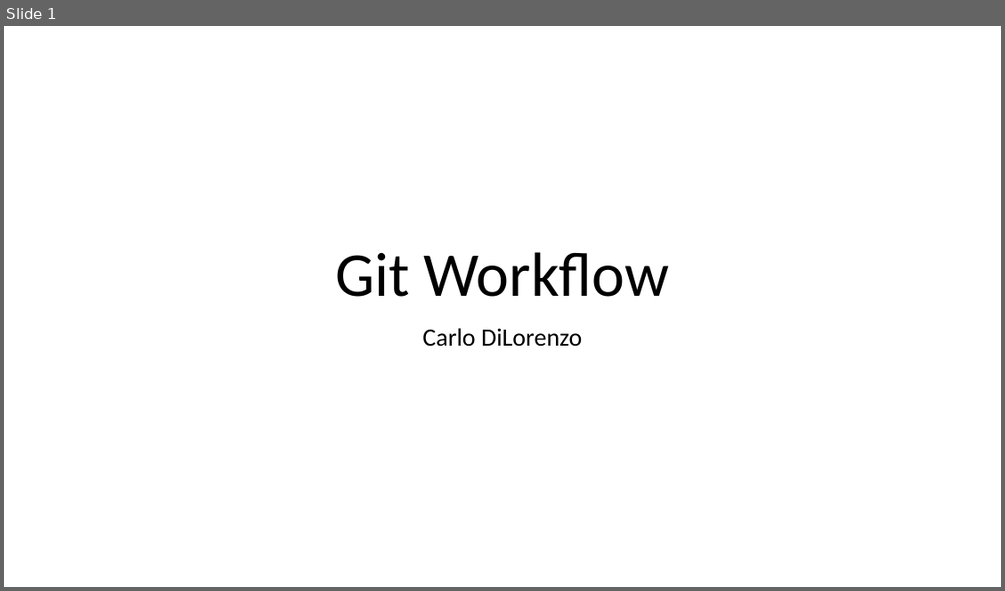
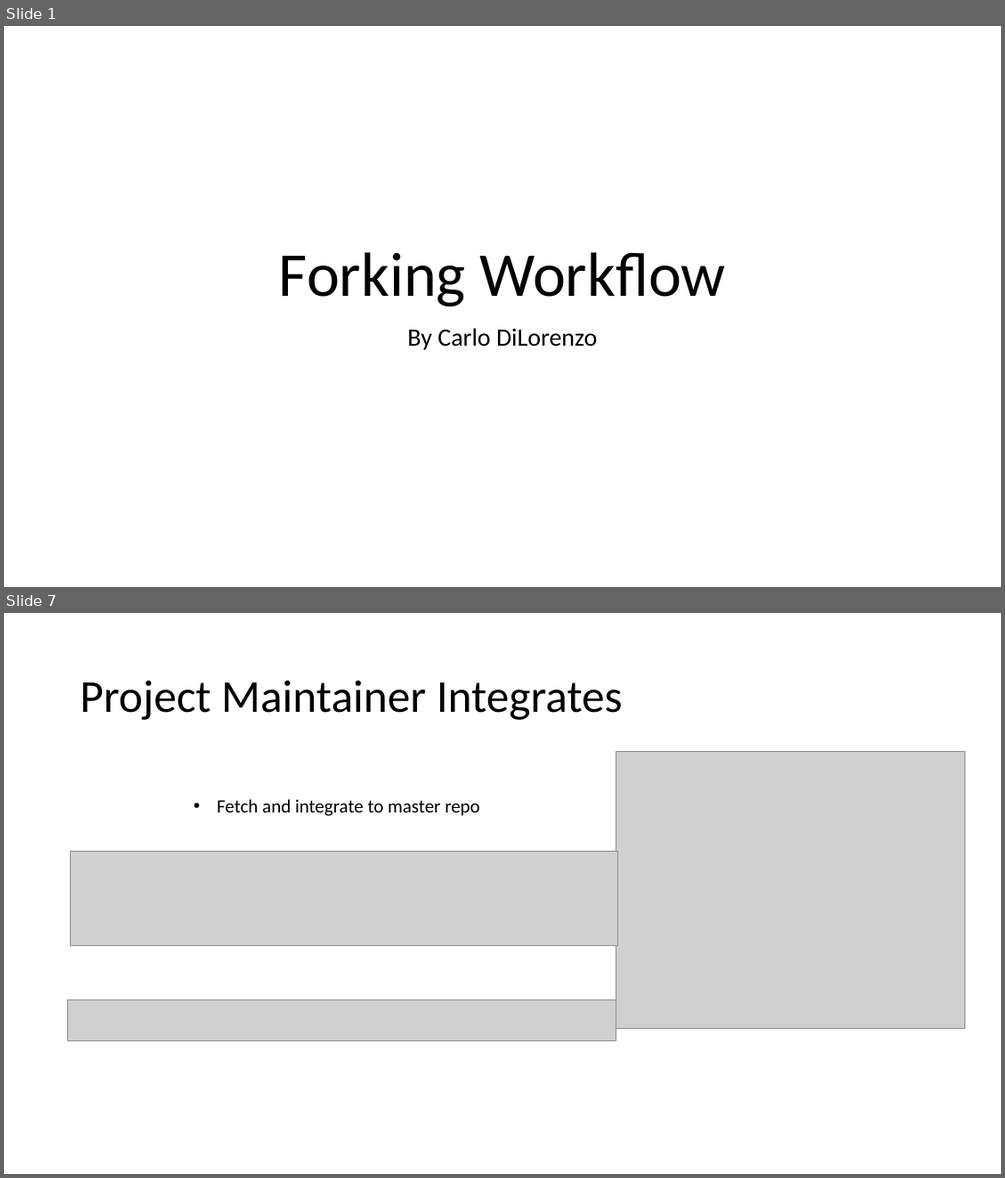
Before and after one commit to dilorc2/forkgitworkflow.github.io, a slide deck: files/GitWorkflow.pptx. Shown one above the other, each under a label of ours: slide 1 before the commit, slides 1 and 7 after it; the slides between them are not shown. The pictures are 1005x591 and 1005x1178 pixels, drawn with LibreOffice and Linux fonts; fonts in the diff are those of the drawing; grey boxes stand for pictures. Boxes give left, top, right and bottom in pixels: in the first picture for what was removed or moved away, otherwise in the second. Text is boxed around its words. In the diff, an @@ line names an element or a change of style, - is before the commit and + after.

```diff
--- a/files/GitWorkflow.pptx
+++ b/files/GitWorkflow.pptx
@@ slide 7 added at box(4, 613, 1001, 1174), background #FFFFFF @@
@@ title added at box(80, 680, 623, 720), 44 pt, text #000000 @@
+Project Maintainer Integrates
@@ picture added at box(615, 751, 966, 1028) @@
@@ text added at box(217, 799, 480, 816), 18 pt, text #000000 @@
+• Fetch and integrate to master repo
@@ picture added at box(71, 851, 618, 945) @@
@@ picture added at box(67, 999, 615, 1041) @@
@@ slide 1 changed as well @@
@@ title at box(279, 252, 726, 306): text changed @@
-Git Workflow
+Forking Workflow
@@ subtitle at box(407, 328, 597, 350): text changed @@
-Carlo DiLorenzo
+By Carlo DiLorenzo
```
Also in this commit, not shown: 1 other slide changed, 5 other slides added, 10 slides removed, 4 other files.
